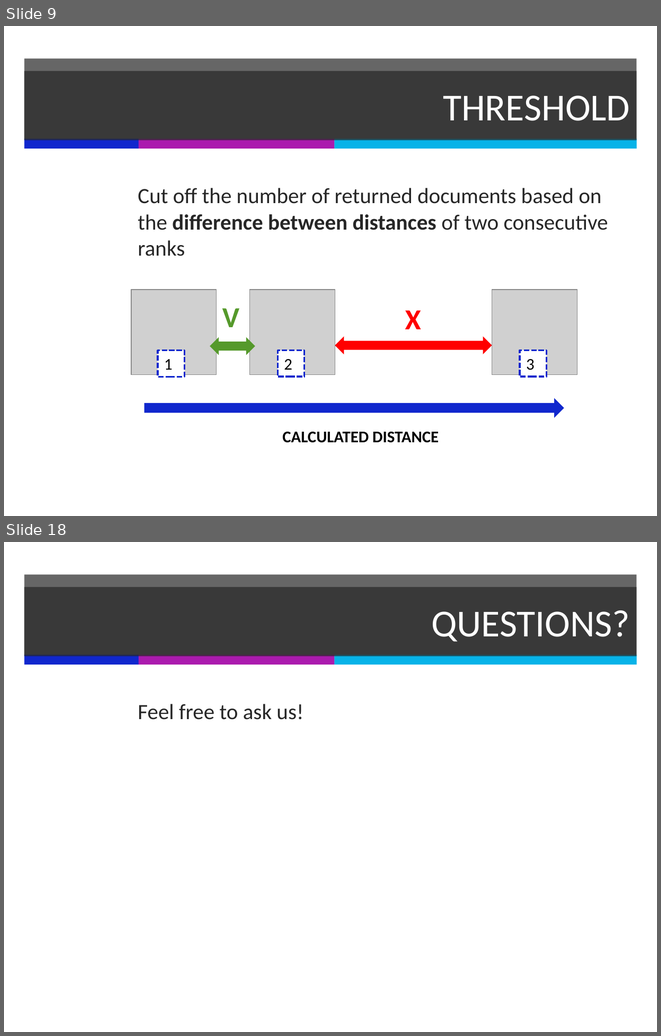
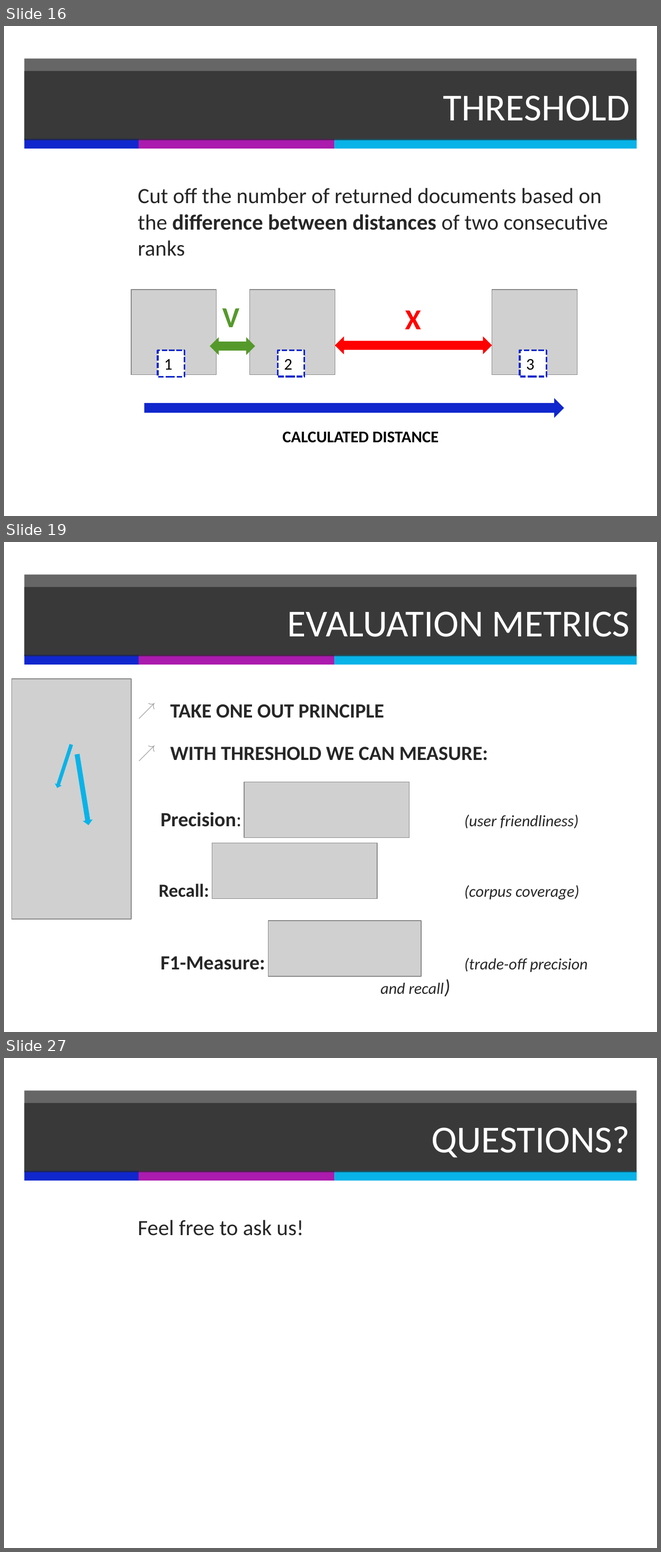
Before and after one commit to PerceptumNL/TweedejaarsProject, a slide deck: doc/finalpresentation.pptx. Shown one above the other, each under a label of ours: slides 9 and 18 before the commit, slides 16, 19 and 27 after it; the slides between them are not shown. The pictures are 661x1036 and 661x1552 pixels, drawn with LibreOffice and Linux fonts; fonts in the diff are those of the drawing; grey boxes stand for pictures. Boxes give left, top, right and bottom in pixels: in the first picture for what was removed or moved away, otherwise in the second. Text is boxed around its words. In the diff, an @@ line names an element or a change of style, - is before the commit and + after.

```diff
--- a/doc/finalpresentation.pptx
+++ b/doc/finalpresentation.pptx
@@ slide 19 added at box(4, 542, 657, 1032), background #FFFFFF; not listed: 4 template elements that a slide beside it also shows @@
@@ title added at box(24, 587, 637, 656), fill #262626 at 70% opacity, 42 pt, text #FFFFFF @@
+EVALUATION METRICS
@@ picture added at box(12, 679, 131, 919) @@
@@ text added at box(159, 704, 588, 972), 22.2 pt, text #262626, bold @@
+↗ TAKE ONE OUT PRINCIPLE
+↗ WITH THRESHOLD WE CAN MEASURE:
+Precision: (user friendliness)
+Recall: (corpus coverage)
+F1-Measure: (trade-off precision and recall)
@@ right arrow added at box(54, 743, 74, 789), fill #08B3E8 @@
@@ right arrow added at box(72, 753, 94, 826), fill #08B3E8 @@
@@ picture added at box(244, 782, 409, 837) @@
@@ picture added at box(212, 843, 378, 898) @@
@@ picture added at box(268, 921, 421, 976) @@
@@ what was slide 9 is now slide 16 @@
@@ what was slide 18 is now slide 27 @@
```
Also in this commit, not shown: 3 slides changed, 13 other slides added, 5 slides removed, 1 other file.
